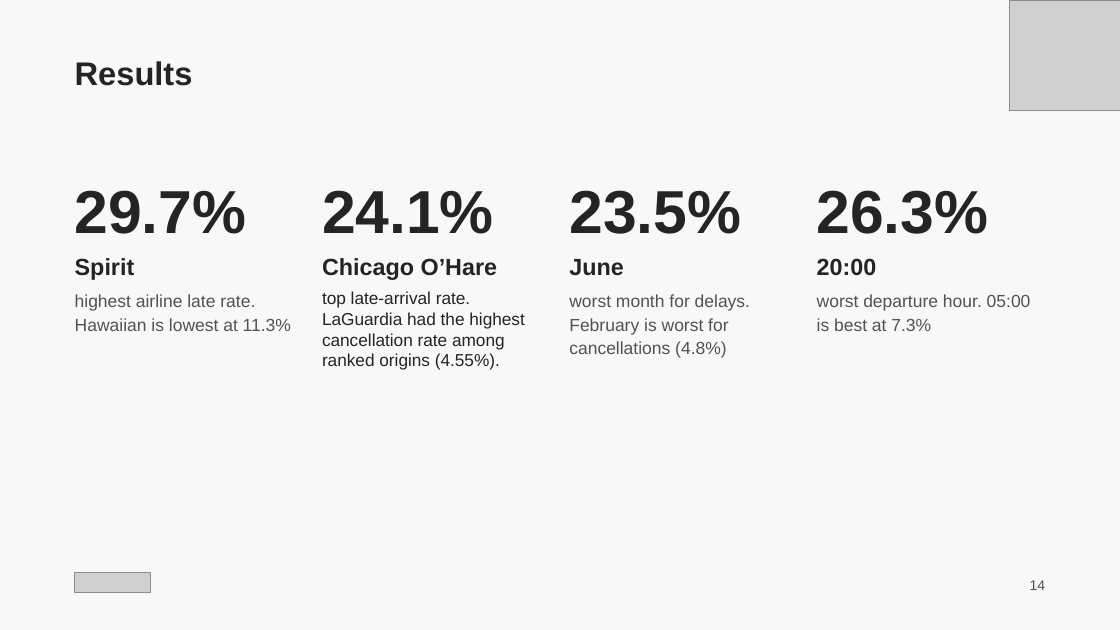
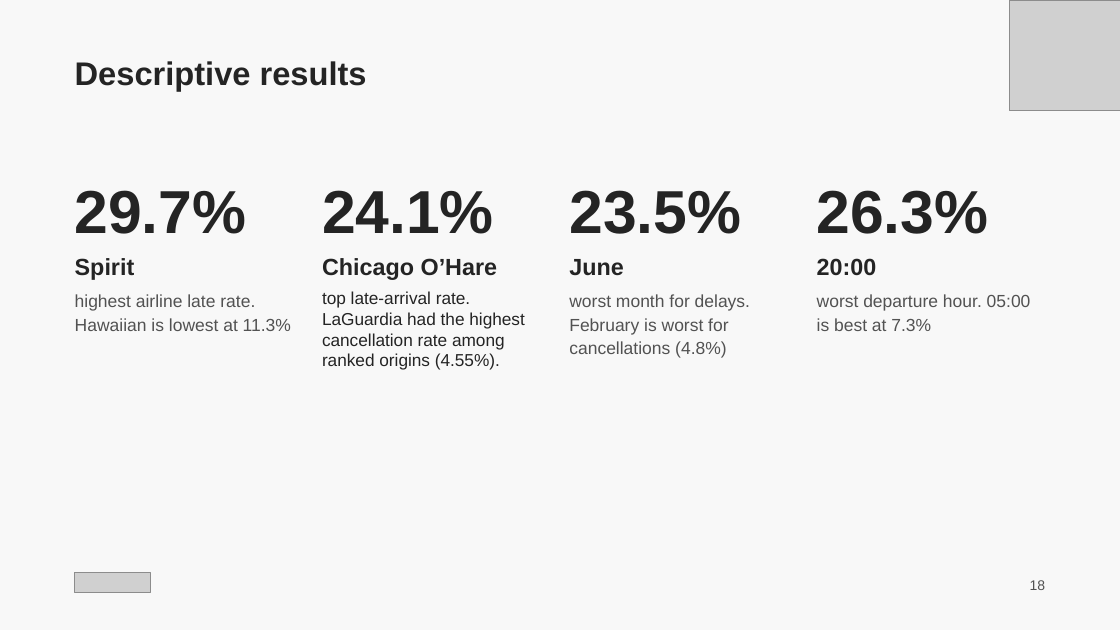
Before and after one commit to aknazar47/Programming-Final-Flights, a slide deck: slide 18 of submission/Flight Delays and Cancellations.pptx (slide 14 before the commit). Drawn at 1120x630 pixels with LibreOffice and Linux fonts; fonts in the diff are those of the drawing; grey boxes stand for pictures. Boxes give left, top, right and bottom in pixels: in the first picture for what was removed or moved away, otherwise in the second. Text is boxed around its words. In the diff, an @@ line names an element or a change of style, - is before the commit and + after.

```diff
--- a/submission/Flight Delays and Cancellations.pptx
+++ b/submission/Flight Delays and Cancellations.pptx
@@ title at box(75, 61, 367, 91): text changed @@
-Results
+Descriptive results
@@ text at box(1030, 580, 1046, 590): text changed @@
-14
+18
```
Also in this commit, not shown: 6 other slides changed, 4 slides added, 1 other file.
